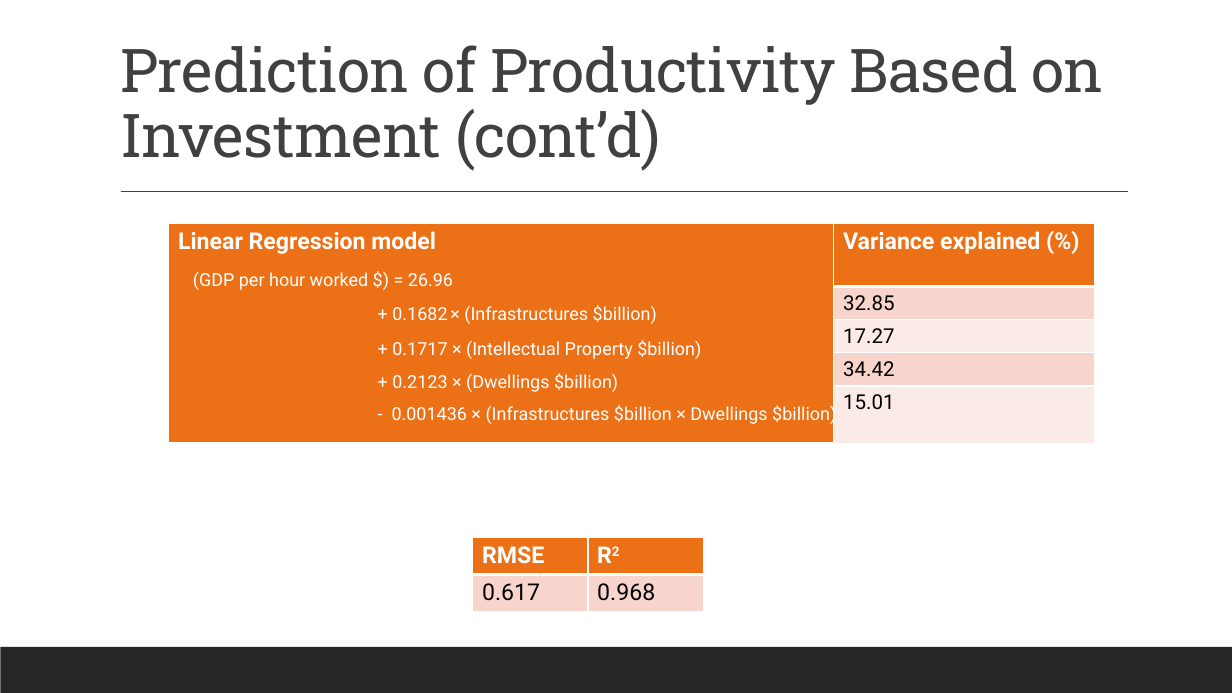
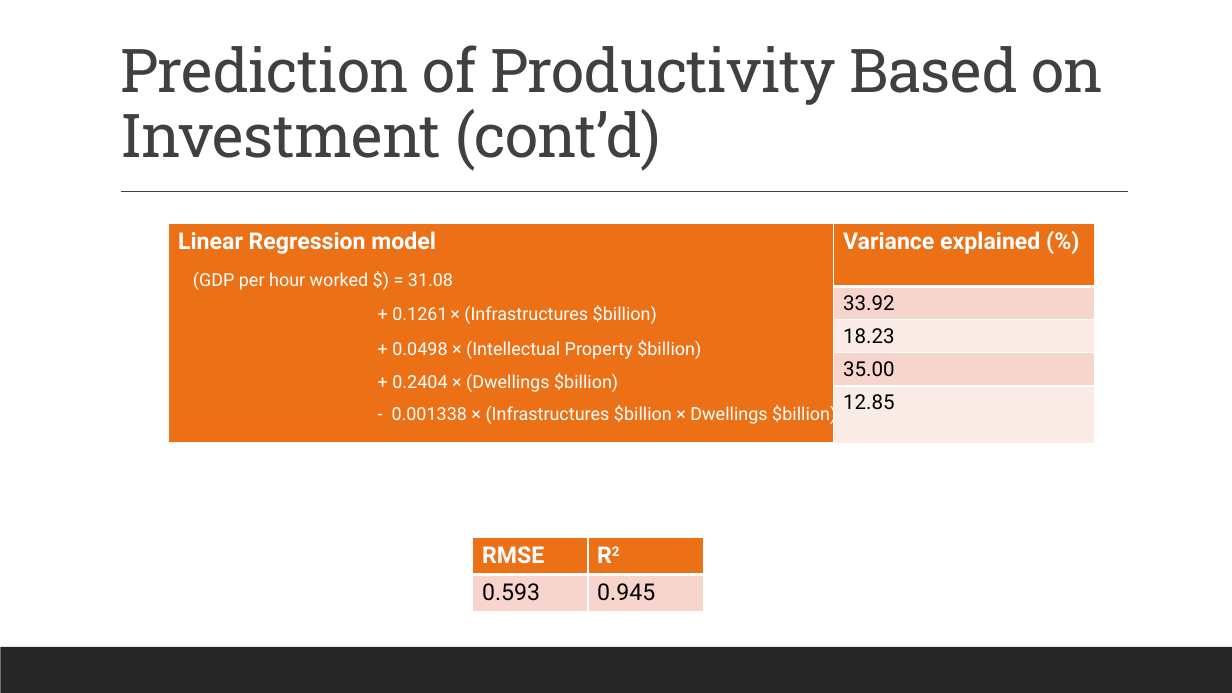
Before and after one commit to JohnHios/final_project, a slide deck: slide 10 of deloitte_investment_project/outputs/Deloitte_Investment_Project_JohnHios.pptx. Drawn at 1232x693 pixels with LibreOffice and Linux fonts; fonts in the diff are those of the drawing. Boxes give left, top, right and bottom in pixels: in the first picture for what was removed or moved away, otherwise in the second. Text is boxed around its words. In the diff, an @@ line names an element or a change of style, - is before the commit and + after.

```diff
--- a/deloitte_investment_project/outputs/Deloitte_Investment_Project_JohnHios.pptx
+++ b/deloitte_investment_project/outputs/Deloitte_Investment_Project_JohnHios.pptx
@@ table at box(169, 223, 1095, 423) @@
-row 2, column 2: 32.85
+row 2, column 2: 33.92
-row 3, column 2: 17.27
+row 3, column 2: 18.23
-row 4, column 2: 34.42
+row 4, column 2: 35.00
-row 5, column 2: 15.01
+row 5, column 2: 12.85
@@ text at box(193, 272, 836, 426): text changed @@
-(GDP per hour worked $) = 26.96
-+ 0.1682 × (Infrastructures $billion)
-+ 0.1717 × (Intellectual Property $billion)
-+ 0.2123 × (Dwellings $billion)
-- 0.001436 × (Infrastructures $billion × Dwellings $billion)
+(GDP per hour worked $) = 31.08
++ 0.1261 × (Infrastructures $billion)
++ 0.0498 × (Intellectual Property $billion)
++ 0.2404 × (Dwellings $billion)
+- 0.001338 × (Infrastructures $billion × Dwellings $billion)
@@ table at box(473, 538, 704, 613) @@
-row 2, column 1: 0.617
+row 2, column 1: 0.593
-row 2, column 2: 0.968
+row 2, column 2: 0.945
```
Also in this commit, not shown: 5 other slides changed, 4 other files.
